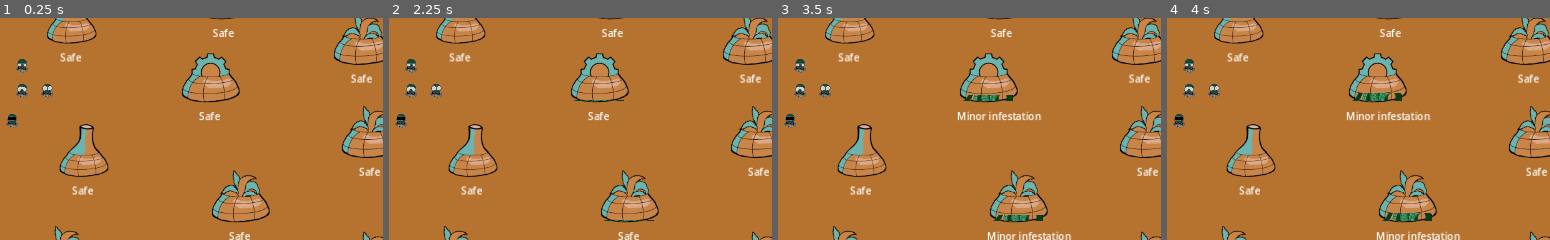
Above: before the commit, frames 1-4 (left to right).
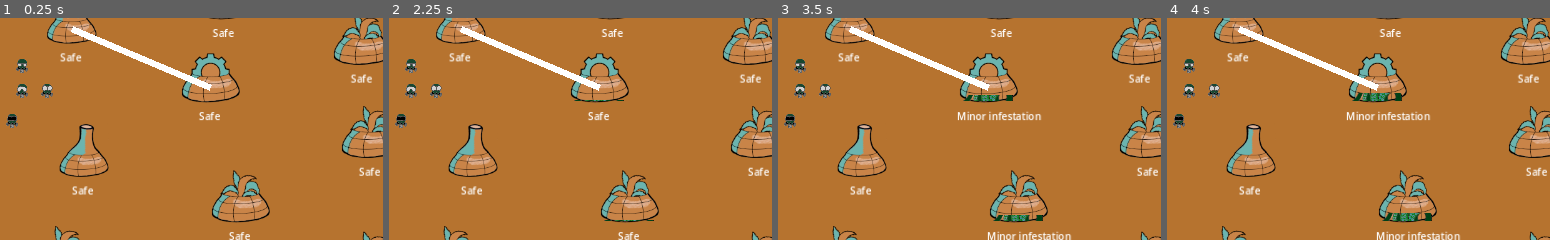
Above: after the commit, the same moments.

Repository: Aveli-games/contra-tentacula
Game: Godot game, scene res://main.tscn
Same seed, same stepped clock (60 frames per second), same inputs: the game is played once before the commit and once after it.
Inputs (mouse positions are % of the whole screen's width and height, from its top left):
- Up to frame 1 (0.25 s): no input
- Up to frame 2 (2.25 s): click (84, 37) at 0.52 s; click (84, 37) at 1.27 s; click (84, 37) at 2.02 s
- Up to frame 3 (3.5 s): tap Enter at 2.75 s; move the mouse to (3, 24) at 2.77 s; click (3, 24) at 2.92 s
- Up to frame 4 (4 s): tap Space at 3.5 s; move the mouse to (2, 36) at 3.52 s; click (2, 36) at 3.67 s
The pictures show only the part of the screen within x 0-50%, y 13-63%; the shares and areas given below are measured in that part.

The runs differ from the first frame. In frame 1, 1.1% of the frame differs, in the area x 18-56%, y 3-33%; in frame 2, 1.1%; in frame 3, 1.1%; in frame 4, 1.1%.

Commit message:
dome connection code first pass

Diff:
--- a/autoloads/Globals.gd
+++ b/autoloads/Globals.gd
@@ -4,6 +4,7 @@
 enum ResourceType {NONE, FOOD, FUEL, PARTS, RESEARCH}
 
 var base_infestation_rate = .1
+const BASE_CONNECTOR_INFESTATION_RATE = 0.1
 
 var resources = {
 	"food": 0,
--- /dev/null
+++ b/autoloads/dome_connections.gd
@@ -0,0 +1,43 @@
+extends Node
+
+# connections represented as a "directed graph", i.e. each connection is directional
+var connections = []
+# visual representation of each connection
+var line_nodes = []
+
+# dome_a, dome_b are references to dome nodes
+func connect_domes(dome_a: Area2D, dome_b: Area2D):
+	_add_connection(dome_a, dome_b)
+	_add_connection(dome_b, dome_a)
+
+func _add_connection(dome_a: Area2D, dome_b: Area2D):
+	var new_connection = {
+		"a": dome_a,
+		"b": dome_b,
+		"infestation_progress": 0.00,
+		"infestation_type": null, # TODO: use types
+		# "distance": 100   # could use to determine squad travel time between domes
+	}
+	connections.append(new_connection)
+
+func draw_connections():
+	for i in connections:
+		var line = Line2D.new()
+		line.add_point(i.a.global_position)
+		line.add_point(i.b.global_position)
+		line_nodes.append(line)
+	return line_nodes
+
+func get_dome_connections(dome):
+	return connections.filter(func(c): return c.a == dome)
+
+func dome_stop_spread(dome: Area2D):
+	var connected = get_dome_connections(dome)
+	for c in connected:
+		c.infestation_progress = 0
+
+func dome_start_spread(dome: Area2D, infestation_type = null):
+	var connected = get_dome_connections(dome)
+	for c in connected:
+		c.infestation_progress = Globals.BASE_CONNECTOR_INFESTATION_RATE
+		c.infestation_type = infestation_type  # TODO: use infestation types
--- a/main.gd
+++ b/main.gd
@@ -26,6 +26,12 @@
 
 	$Domes/Dome.set_sprite("res://art/dome_sprites/Dome_hq_96.png")
 
+	# instantiate dome connections
+	DomeConnections.connect_domes($Domes/Dome, $Domes/Dome2)
+	var line_nodes = DomeConnections.draw_connections()
+	for i in line_nodes:
+		add_child(i)
+
 func _input(event):
 	if event is InputEventMouseButton:
 		if event.button_index == MOUSE_BUTTON_RIGHT and event.pressed and selected_squad:
--- a/project.godot
+++ b/project.godot
@@ -18,6 +18,7 @@
 [autoload]
 
 Globals="*res://autoloads/Globals.gd"
+DomeConnections="*res://autoloads/dome_connections.gd"
 
 [display]
 
Not shown: 1 places in dome.tscn that only renumber resources
